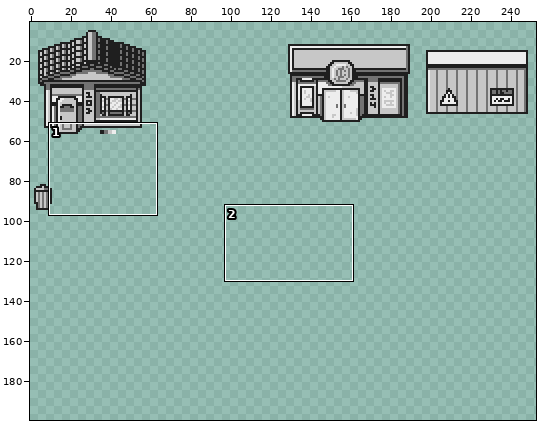
Two states of a pixel-art file, Original Art/Aseprite Files/Map.aseprite. Above, an overview of the earlier version with the close-up marked.
Close-up. First the earlier version:
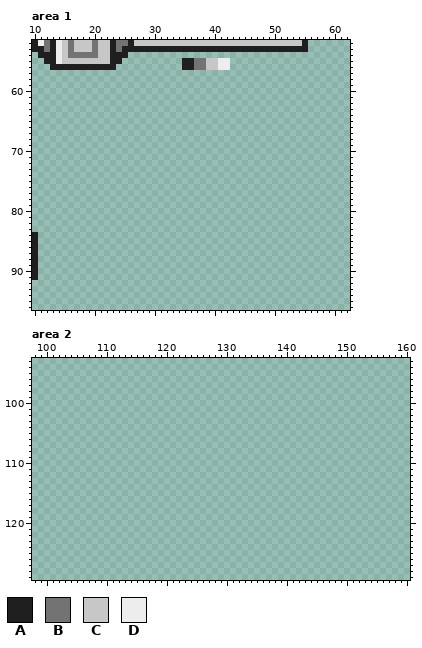
384x216 pixels, 1 frame. Shown: area 1: x 10..62, y 52..96; area 2: x 98..160, y 93..129. The old version is drawn lined up with the new one. The wide view leaves out empty margins. The commit also changed other parts of the picture, which this record leaves out.
Visible layers, top first: "Construction", "Trash can 1", "Grayscale Palette", "Shop v2", "coin", "Main house".
Palette (. is transparent): A #1f1f1f  B #737373  C #c7c7c7  D #ededed
Pixels before, area 1, first column x 10:
52 ADBADCBCCCBCCABBACCCCCCCCCCCCCCCCCCCCCCCCCCCCA
53 AABADCBCCCBCCABAAAAAAAAAAAAAAAAAAAAAAAAAAAAAAA
54 .AAADCBBBBBCCAAA..............................
55 ..AADCCCCCCCCAA..........AABBCCDD.............
56 ...AAAAAAAAAAA...........AABBCCDD.............
57 ..............................................
58 ..............................................
59 ..............................................
60 ..............................................
61 ..............................................
62 ..............................................
63 ..............................................
64 ..............................................
65 ..............................................
66 ..............................................
67 ..............................................
68 ..............................................
69 ..............................................
70 ..............................................
71 ..............................................
72 ..............................................
73 ..............................................
74 ..............................................
75 ..............................................
76 ..............................................
77 ..............................................
78 ..............................................
79 ..............................................
80 ..............................................
81 ..............................................
82 ..............................................
83 ..............................................
84 A.............................................
85 A.............................................
86 A.............................................
87 A.............................................
88 A.............................................
89 A.............................................
90 A.............................................
91 A.............................................
After the commit:
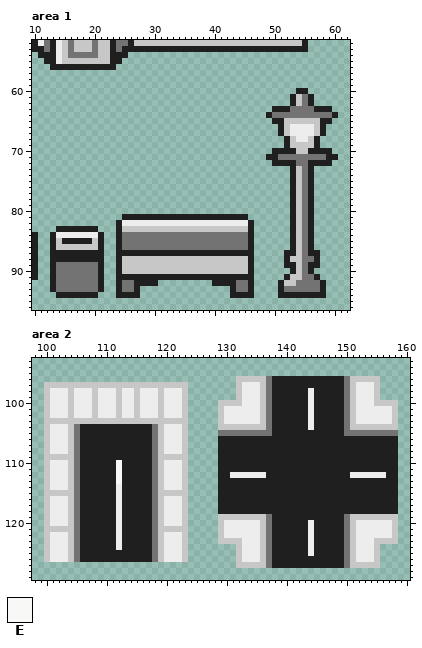
Colours new in this view: E #f8f8f7
The exact change:
drawings rearranged on the sheet (the old picture shows each at its new place; 3 dropped ones are not shown)
Changed rows in their new state; - is an unchanged pixel.
Area 1:
first column x 35:
55 ........
56 ........
first column x 13:
60 -----------------------------------------AA-----
61 ----------------------------------------ACBA----
62 ----------------------------------------ACBA----
63 -------------------------------------AAABBBBAAA-
64 ------------------------------------ABBBBBBBBBBA
65 -------------------------------------AACCCCCCAA-
66 --------------------------------------ACDDDDCA--
67 --------------------------------------ACDDDDCA--
68 ---------------------------------------ACDDCA---
69 ---------------------------------------ACCCCA---
70 -------------------------------------AAAACCAAAA-
71 ------------------------------------AABBBBBBBBAA
72 -------------------------------------AAAABBAAAA-
73 ----------------------------------------ACBA----
74 ----------------------------------------ACBA----
75 ----------------------------------------ACBA----
76 ----------------------------------------ACBA----
77 ----------------------------------------ACBA----
78 ----------------------------------------ACBA----
79 ----------------------------------------ACBA----
80 ----------------------------------------ACBA----
81 ------------AAAAAAAAAAAAAAAAAAAAA-------ACBA----
82 -----------ADDDDDDDDDDDDDDDDDDDDDA------ACBA----
83 -AAAAAAA---ACCCCCCCCCCCCCCCCCCCCCA------ACBA----
84 ADDDDDDDA--ABBBBBBBBBBBBBBBBBBBBBA------ACBA----
85 ACAAAAACA--ABBBBBBBBBBBBBBBBBBBBBA------ACBA----
86 ACCCCCCCA--ABBBBBBBBBBBBBBBBBBBBBA------ACBA----
87 AAAAAAAAA--AAAAAAAAAAAAAAAAAAAAAAA-----AACBAA---
88 AAAAAAAAA--ACCCCCCCCCCCCCCCCCCCCCA-----ACCBBA---
89 ABBBBBBBA--ACCCCCCCCCCCCCCCCCCCCCA-----AACBAA---
90 ABBBBBBBA--ACCCCCCCCCCCCCCCCCCCCCA------ACBA----
91 ABBBBBBBA--AAAAAAAAAAAAAAAAAAAAAAA-----ACCBBA---
92 ABBBBBBBA--ABBAAAA---------AAAABBA----ACCBBBBA--
93 ABBBBBBBA--ABBA---------------ABBA----ABBBBBBA--
94 -AAAAAAA---AAAA---------------AAAA----AAAAAAAA--
Area 2:
first column x 100:
 96 --------------------------------CCCCCBAAAAAAAAAAAABCCCCC---
 97 CCCCCCCCCCCCCCCCCCCCCCCC--------CDDDCBAAAAAAAAAAAABCDDDC---
 98 CDDDCDDDCDDDCDDCDDDCDDDC--------CDDDCBAAAAAADAAAAABCDDDC---
 99 CDDDCDDDCDDDCDDCDDDCDDDC--------CDDDCBAAAAAADAAAAABCDDDC---
100 CDDDCDDDCDDDCDDCDDDCDDDC-----CCCCDDDCBAAAAAADAAAAABCDDDCCCC
101 CDDDCDDDCDDDCDDCDDDCDDDC-----CDDDDDDCBAAAAAADAAAAABCDDDDDDC
102 CDDDCDDDCDDDCDDCDDDCDDDC-----CDDDDDDCBAAAAAADAAAAABCDDDDDDC
103 CCCCCCCCCCCCCCCCCCCCCCCC-----CDDDDDDCBAAAAAADAAAAABCDDDDDDC
104 CDDDCBAAAAAAAAAAAABCDDDC-----CCCCCCCCBAAAAAADAAAAABCCCCCCCC
105 CDDDCBAAAAAAAAAAAABCDDDC-----BBBBBBBBBAAAAAAAAAAAABBBBBBBBB
106 CDDDCBAAAAAAAAAAAABCDDDC-----AAAAAAAAAAAAAAAAAAAAAAAAAAAAAA
107 CDDDCBAAAAAAAAAAAABCDDDC-----AAAAAAAAAAAAAAAAAAAAAAAAAAAAAA
108 CDDDCBAAAAAAAAAAAABCDDDC-----AAAAAAAAAAAAAAAAAAAAAAAAAAAAAA
109 CCCCCBAAAAAAAAAAAABCCCCC-----AAAAAAAAAAAAAAAAAAAAAAAAAAAAAA
110 CDDDCBAAAAAAEAAAAABCDDDC-----AAAAAAAAAAAAAAAAAAAAAAAAAAAAAA
111 CDDDCBAAAAAAEAAAAABCDDDC-----AAAAAAAAAAAAAAAAAAAAAAAAAAAAAA
112 CDDDCBAAAAAAEAAAAABCDDDC-----AADDDDDDAAAAAAAAAAAAAADDDDDDAA
113 CDDDCBAAAAAAEAAAAABCDDDC-----AAAAAAAAAAAAAAAAAAAAAAAAAAAAAA
114 CDDDCBAAAAAADAAAAABCDDDC-----AAAAAAAAAAAAAAAAAAAAAAAAAAAAAA
115 CCCCCBAAAAAADAAAAABCCCCC-----AAAAAAAAAAAAAAAAAAAAAAAAAAAAAA
116 CDDDCBAAAAAADAAAAABCDDDC-----AAAAAAAAAAAAAAAAAAAAAAAAAAAAAA
117 CDDDCBAAAAAADAAAAABCDDDC-----AAAAAAAAAAAAAAAAAAAAAAAAAAAAAA
118 CDDDCBAAAAAADAAAAABCDDDC-----AAAAAAAAAAAAAAAAAAAAAAAAAAAAAA
119 CDDDCBAAAAAADAAAAABCDDDC-----CCCCCCCCBAAAAAAAAAAAABCCCCCCCC
120 CDDDCBAAAAAADAAAAABCDDDC-----CDDDDDDCBAAAAAADAAAAABCDDDDDDC
121 CCCCCBAAAAAADAAAAABCCCCC-----CDDDDDDCBAAAAAADAAAAABCDDDDDDC
122 CDDDCBAAAAAADAAAAABCDDDC-----CDDDDDDCBAAAAAADAAAAABCDDDDDDC
123 CDDDCBAAAAAADAAAAABCDDDC-----CCCCDDDCBAAAAAADAAAAABCDDDCCCC
124 CDDDCBAAAAAADAAAAABCDDDC--------CDDDCBAAAAAADAAAAABCDDDC---
125 CDDDCBAAAAAAAAAAAABCDDDC--------CDDDCBAAAAAADAAAAABCDDDC---
126 CDDDCBAAAAAAAAAAAABCDDDC--------CDDDCBAAAAAAAAAAAABCDDDC---
127 --------------------------------CCCCCBAAAAAAAAAAAABCCCCC---
Changed places in both close-ups, as pixel boxes (x1, y1, x2, y2):
erased: (182, 58, 230, 70)
added: (50, 88, 338, 298)
added: (218, 376, 398, 568)
added: (44, 382, 188, 562)
